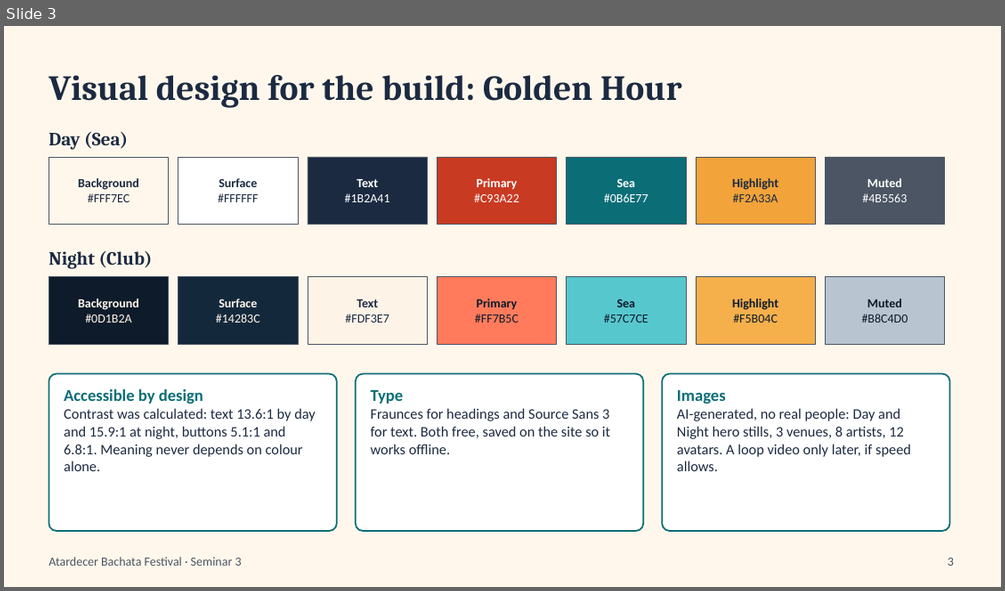
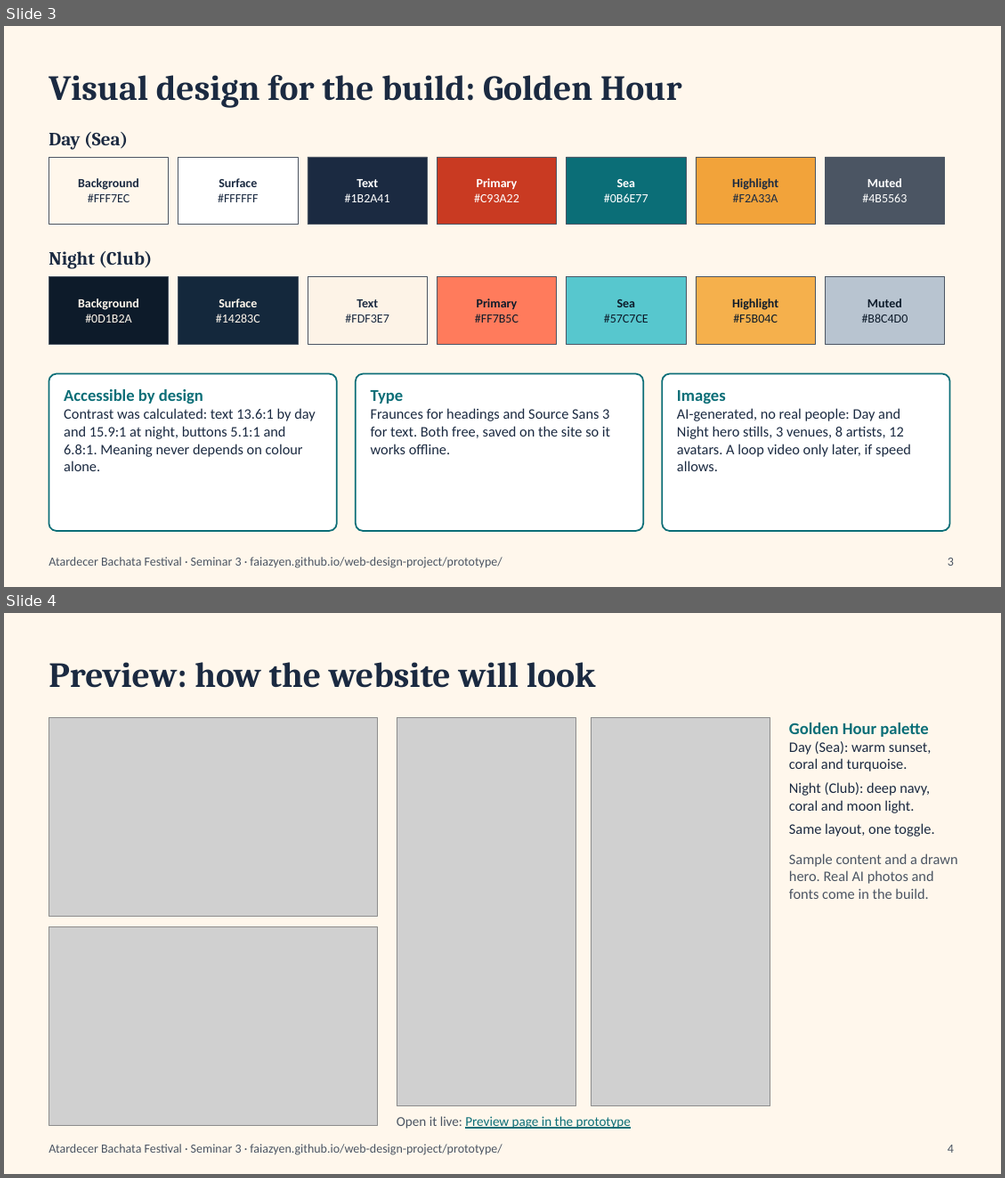
Before and after one commit to faiazyen/web-design-project, a slide deck: Seminar 3 Submission/presentation.pptx. Shown one above the other, each under a label of ours: slide 3 before the commit, slides 3 and 4 after it. The pictures are 1005x591 and 1005x1178 pixels, drawn with LibreOffice and Linux fonts; fonts in the diff are those of the drawing; grey boxes stand for pictures. Boxes give left, top, right and bottom in pixels: in the first picture for what was removed or moved away, otherwise in the second. Text is boxed around its words. In the diff, an @@ line names an element or a change of style, - is before the commit and + after.

```diff
--- a/Seminar 3 Submission/presentation.pptx
+++ b/Seminar 3 Submission/presentation.pptx
@@ slide 4 added at (4, 613, 1001, 1174), background #FFF7EC; not listed: 1 template element that a slide beside it also shows @@
@@ title added at (48, 662, 596, 688), 34 pt, text #1B2A41, bold @@
+Preview: how the website will look
@@ picture added at (48, 718, 378, 916) @@
@@ picture added at (396, 718, 576, 1106) @@
@@ picture added at (591, 718, 770, 1106) @@
@@ text added at (789, 722, 958, 899), 14 pt, text #1B2A41 @@
+Golden Hour palette
+Day (Sea): warm sunset, coral and turquoise.
+Night (Club): deep navy, coral and moon light.
+Same layout, one toggle.
+Sample content and a drawn hero. Real AI photos and fonts come in the build.
@@ picture added at (48, 927, 378, 1126) @@
@@ text added at (396, 1116, 631, 1128), 13 pt, text #0B6E77, underline @@
+Open it live: Preview page in the prototype
@@ page number added at (947, 1144, 954, 1152), 12 pt, text #4B5563 @@
+4
@@ slide 3 changed as well @@
@@ text at (48, 556, 502, 568): text changed @@
-Atardecer Bachata Festival · Seminar 3
+Atardecer Bachata Festival · Seminar 3 · faiazyen.github.io/web-design-project/prototype/
```
Also in this commit, not shown: 4 other slides changed, 24 other files.
